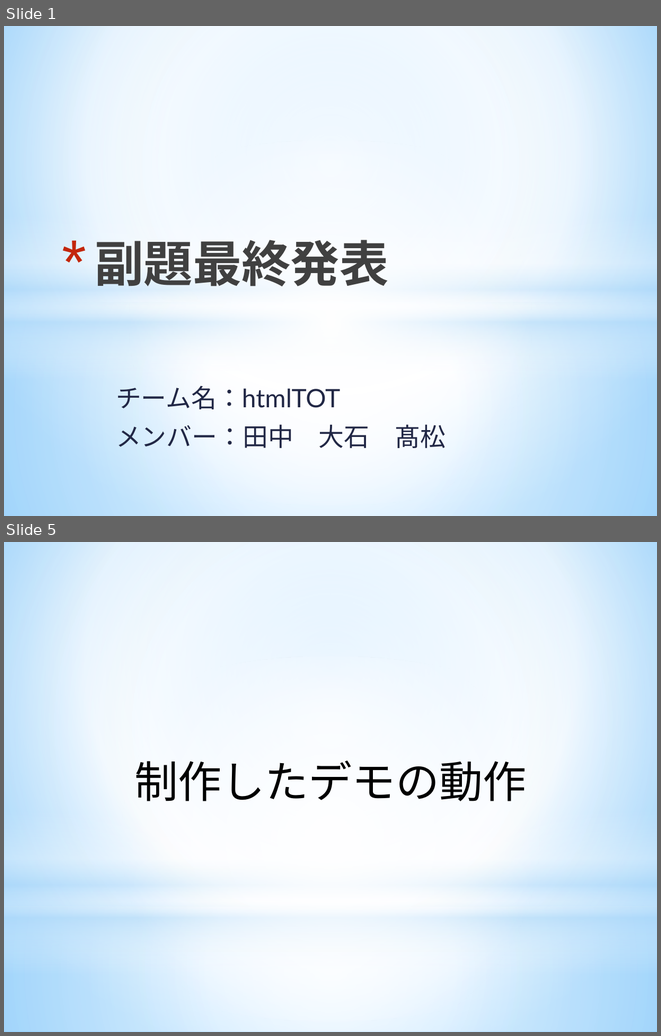
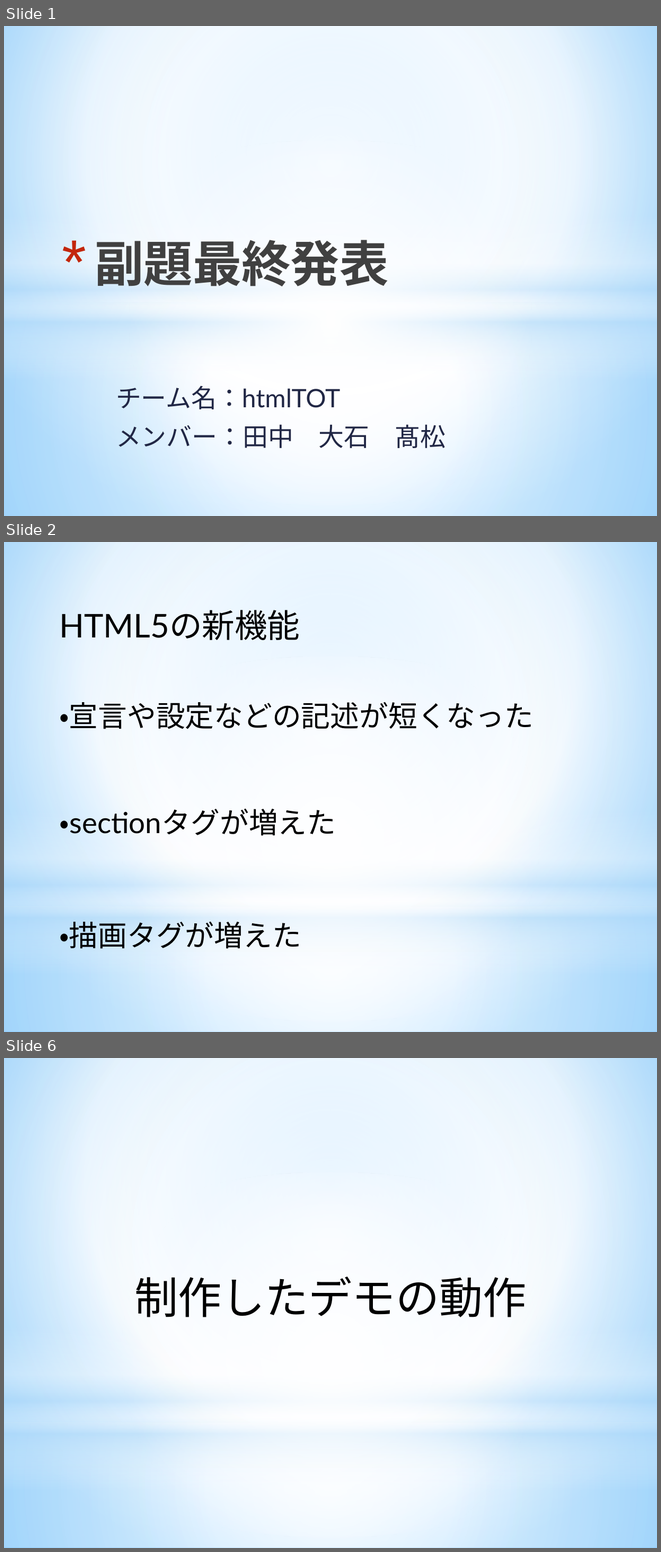
Before and after one commit to ooishitakamatutanaka/html5_final, a slide deck: 最終発表用.pptx. Shown one above the other, each under a label of ours: slides 1 and 5 before the commit, slides 1, 2 and 6 after it; the slides between them are not shown. The pictures are 661x1036 and 661x1552 pixels, drawn with LibreOffice and Linux fonts; fonts in the diff are those of the drawing. Boxes give left, top, right and bottom in pixels: in the first picture for what was removed or moved away, otherwise in the second. Text is boxed around its words. In the diff, an @@ line names an element or a change of style, - is before the commit and + after.

```diff
--- a/最終発表用.pptx
+++ b/最終発表用.pptx
@@ slide 2 added at [4, 542, 657, 1032], background gradient #9ED5FF to #FFFFFF to #5BB9FF; not listed: 4 template elements that a slide beside it also shows @@
@@ text added at [59, 610, 300, 640], 36 pt, text #000000 @@
+HTML5の新機能
@@ text added at [59, 702, 533, 729], 32 pt, text #000000 @@
+・宣言や設定などの記述が短くなった
@@ text added at [60, 803, 336, 837], 32 pt, text #000000 @@
+・sectionタグが増えた
@@ text added at [59, 921, 301, 949], 32 pt, text #000000 @@
+・描画タグが増えた
@@ what was slide 5 is now slide 6 @@
```
Also in this commit, not shown: 3 other slides added, 3 slides removed.
